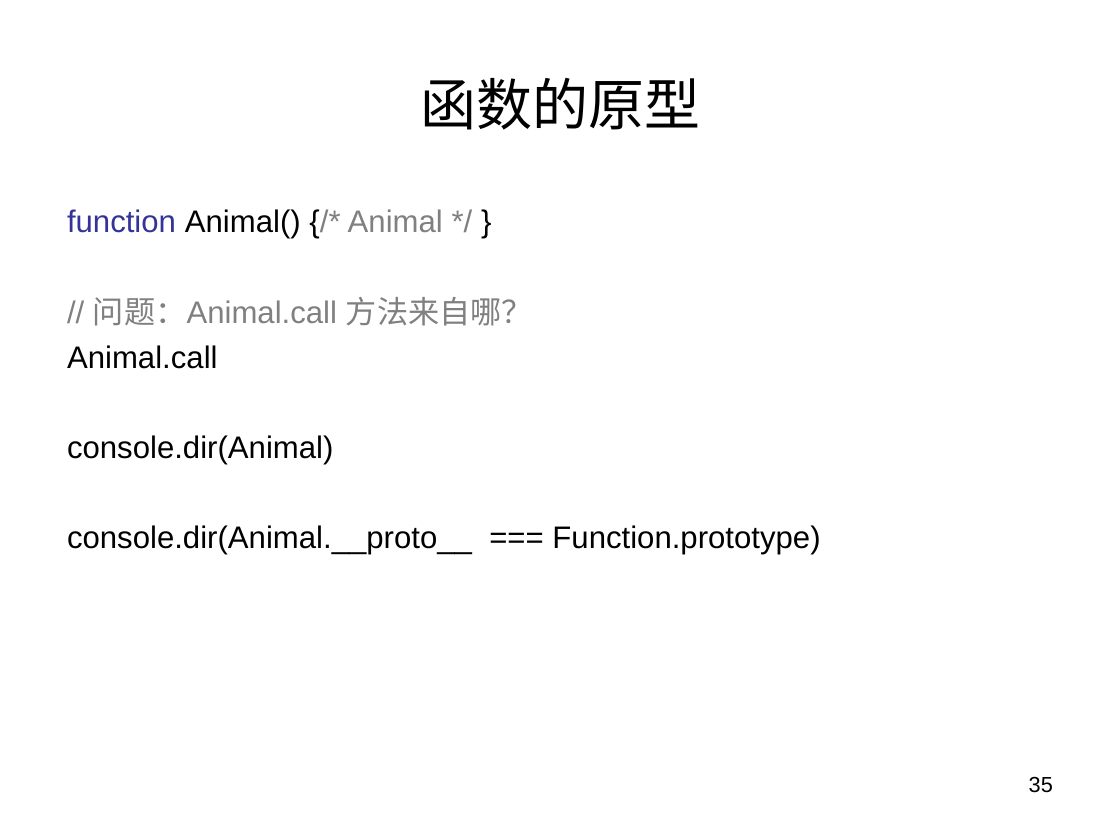
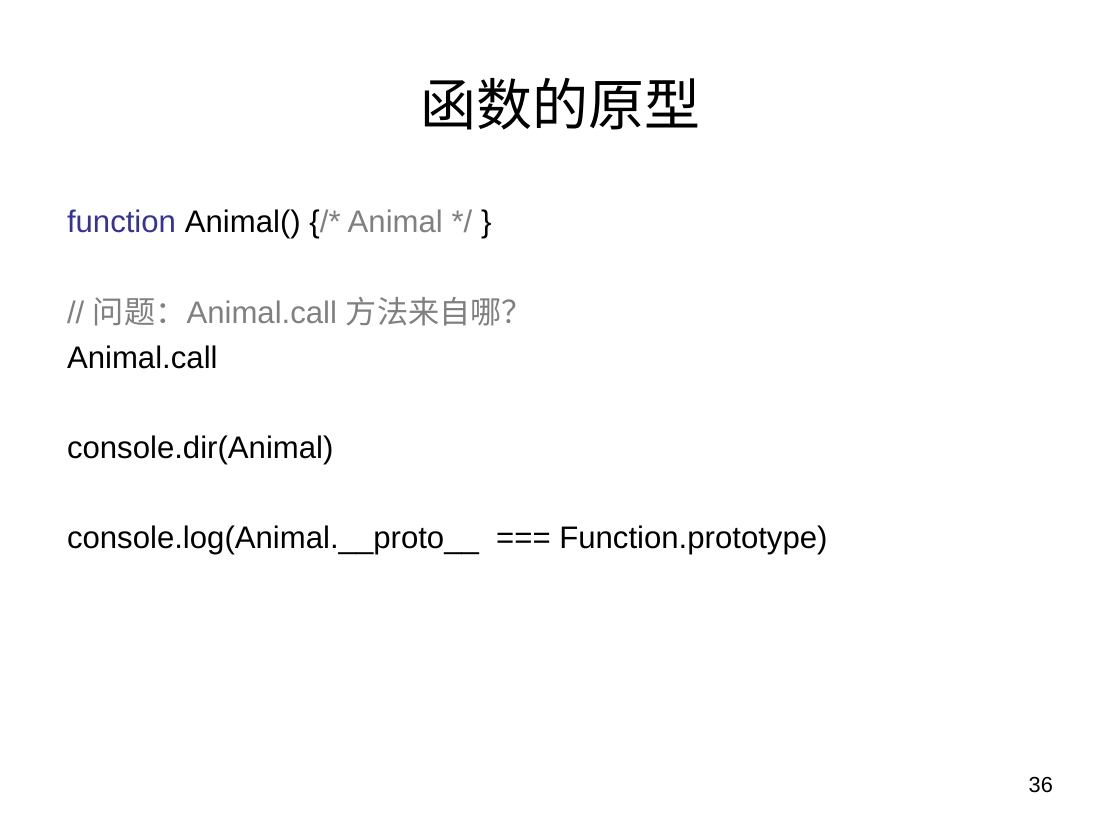
Before and after one commit to panxuepeng/javascript, a slide deck: slide 36 of ppt/第二天课程.ppt (slide 35 before the commit). Drawn at 1120x840 pixels with LibreOffice and Linux fonts; fonts in the diff are those of the drawing. Boxes give left, top, right and bottom in pixels: in the first picture for what was removed or moved away, otherwise in the second. Text is boxed around its words. In the diff, an @@ line names an element or a change of style, - is before the commit and + after.

```diff
--- a/ppt/第二天课程.ppt
+++ b/ppt/第二天课程.ppt
@@ text at (x1=67, y1=525, x2=827, y2=554): text changed @@
-console.dir(Animal.__proto__ === Function.prototype)
+console.log(Animal.__proto__ === Function.prototype)
@@ page number at (x1=1029, y1=776, x2=1053, y2=793): text changed @@
-35
+36
```
Also in this commit, not shown: 8 other slides changed, 2 slides added, 3 other files.
